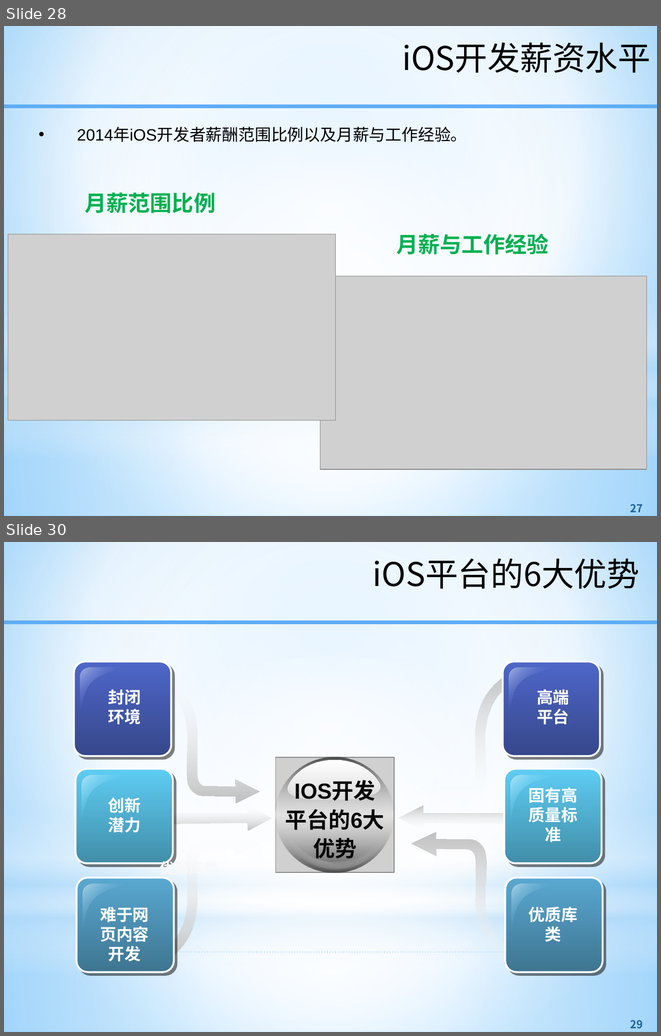
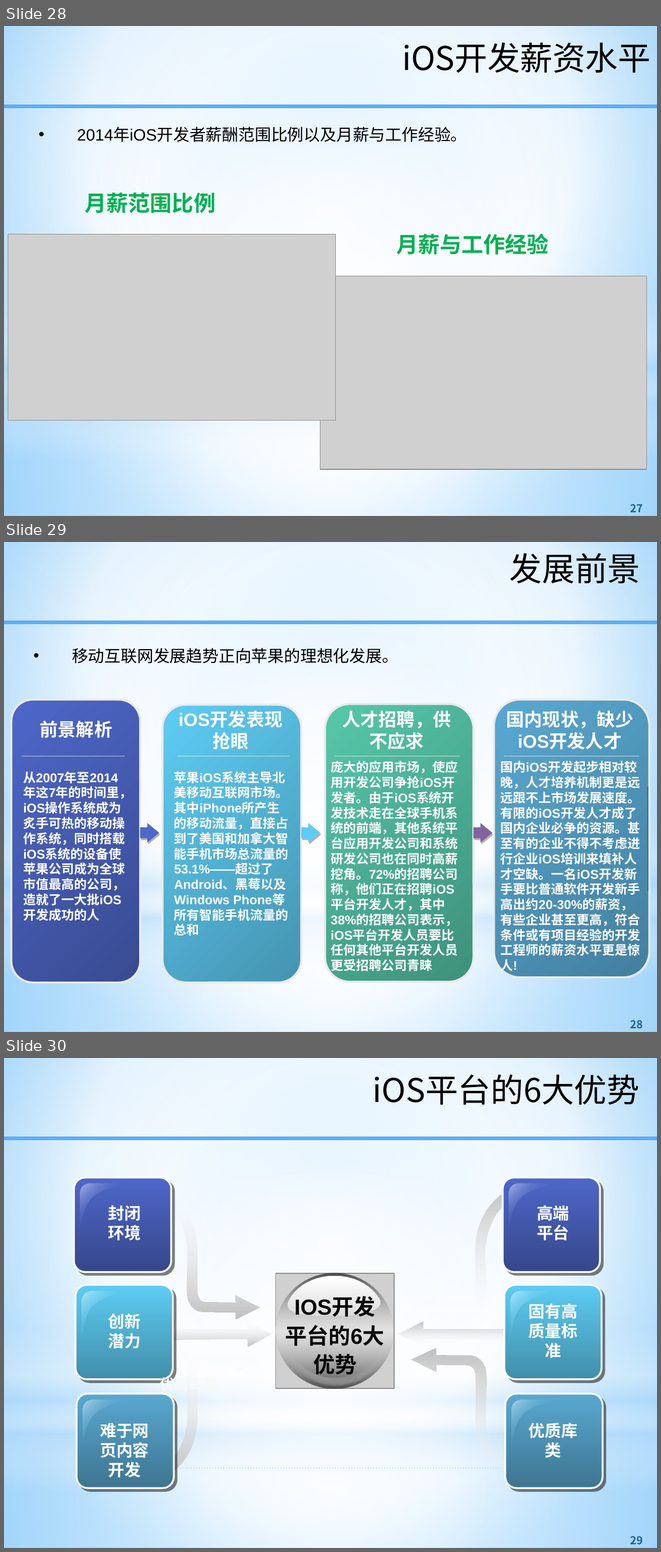
Before and after one commit to kkdmh77/gjh_baoche, a slide deck: 资料/PPT资料/宣讲PPT.pptx. Shown one above the other, each under a label of ours: slides 28 and 30 before the commit, slides 28, 29 and 30 after it; the slides between them are not shown. The pictures are 661x1036 and 661x1552 pixels, drawn with LibreOffice and Linux fonts; fonts in the diff are those of the drawing; grey boxes stand for pictures; background and template pictures are left out. Boxes give left, top, right and bottom in pixels: in the first picture for what was removed or moved away, otherwise in the second. Text is boxed around its words. In the diff, an @@ line names an element or a change of style, - is before the commit and + after.

```diff
--- a/资料/PPT资料/宣讲PPT.pptx
+++ b/资料/PPT资料/宣讲PPT.pptx
@@ slide 29 added at [4, 542, 657, 1032], background gradient #9ED5FF to #FFFFFF to #5BB9FF; not listed: 5 template elements that a slide beside it also shows @@
@@ text added at [510, 553, 640, 583], 36 pt, text #000000 @@
+发展前景
@@ text added at [72, 648, 398, 663], 18 pt, text #000000 @@
+• 移动互联网发展趋势正向苹果的理想化发展。
@@ rounded rectangle added at [11, 699, 140, 982], fill gradient #4E67C8 to #445AAE, outline #EAEAEA 2.25 pt @@
@@ rounded rectangle added at [494, 699, 649, 977], fill gradient #59A8D1 to #4F95BA, outline #EAEAEA 2.25 pt @@
@@ rounded rectangle added at [162, 705, 302, 982], fill gradient #5ECCF3 to #52B2D4, outline #EAEAEA 2.25 pt @@
@@ text added at [168, 705, 294, 755], 20 pt, text #FFFFFF, bold @@
+iOS开发表现抢眼
@@ rounded rectangle added at [325, 704, 474, 981], fill gradient #56C7AA to #4BAD94, outline #EAEAEA 2.25 pt @@
@@ text added at [342, 711, 451, 749], 20 pt, text #FFFFFF, bold @@
+人才招聘，供不应求
@@ text added at [506, 711, 633, 749], 20 pt, text #FFFFFF, bold @@
+国内现状，缺少iOS开发人才
@@ text added at [40, 721, 112, 738], 20 pt, text #FFFFFF, bold @@
+前景解析
@@ line added from (22, 756) to (125, 756), #FFFFFF 0.75 pt dashed @@
@@ line added from (178, 756) to (290, 756), #FFFFFF 0.75 pt dashed @@
@@ text added at [330, 760, 458, 926], 14 pt, text #FFFFFF, bold @@
+庞大的应用市场，使应用开发公司争抢iOS开发者。由于iOS系统开发技术走在全球手机系统的前端，其他系统平台应用开发公司和系统研发公司也在同时高薪挖角。72%的招聘公司称，他们正在招聘iOS平台开发人才，其中38%的招聘公司表示，iOS平台开发人员要比任何其他平台开发人员更受招聘公司青睐
@@ line added from (334, 756) to (459, 756), #FFFFFF 0.75 pt dashed @@
@@ text added at [501, 760, 641, 973], 14 pt, text #FFFFFF, bold @@
+国内iOS开发起步相对较晚，人才培养机制更是远远跟不上市场发展速度。有限的iOS开发人才成了国内企业必争的资源。甚至有的企业不得不考虑进行企业iOS培训来填补人才空缺。一名iOS开发新手要比普通软件开发新手高出约20-30%的薪资，有些企业甚至更高，符合条件或有项目经验的开发工程师的薪资水平更是惊人!
@@ line added from (504, 756) to (639, 756), #FFFFFF 0.75 pt dashed @@
@@ text added at [23, 771, 125, 905], 14 pt, text #FFFFFF, bold @@
+从2007年至2014年这7年的时间里，iOS操作系统成为炙手可热的移动操作系统，同时搭载iOS系统的设备使苹果公司成为全球市值最高的公司，造就了一大批iOS开发成功的人
@@ text added at [174, 771, 289, 904], 14 pt, text #FFFFFF, bold @@
+苹果iOS系统主导北美移动互联网市场。其中iPhone所产生的移动流量，直接占到了美国和加拿大智能手机市场总流量的53.1%——超过了Android、黑莓以及Windows Phone等所有智能手机流量的总和
@@ line added from (648, 786) to (648, 891), #080808 1.5 pt @@
@@ right arrow added at [140, 823, 159, 843], fill #4E67C8 @@
@@ right arrow added at [301, 823, 320, 843], fill #5ECCF3 @@
@@ right arrow added at [474, 823, 493, 843], fill #8064A2 @@
@@ page number added at [630, 1020, 643, 1028], 12 pt, text #1D629B, bold @@
+28
```
Also in this commit, not shown: 1 other slide added, 1 slide removed, 4 other files.
